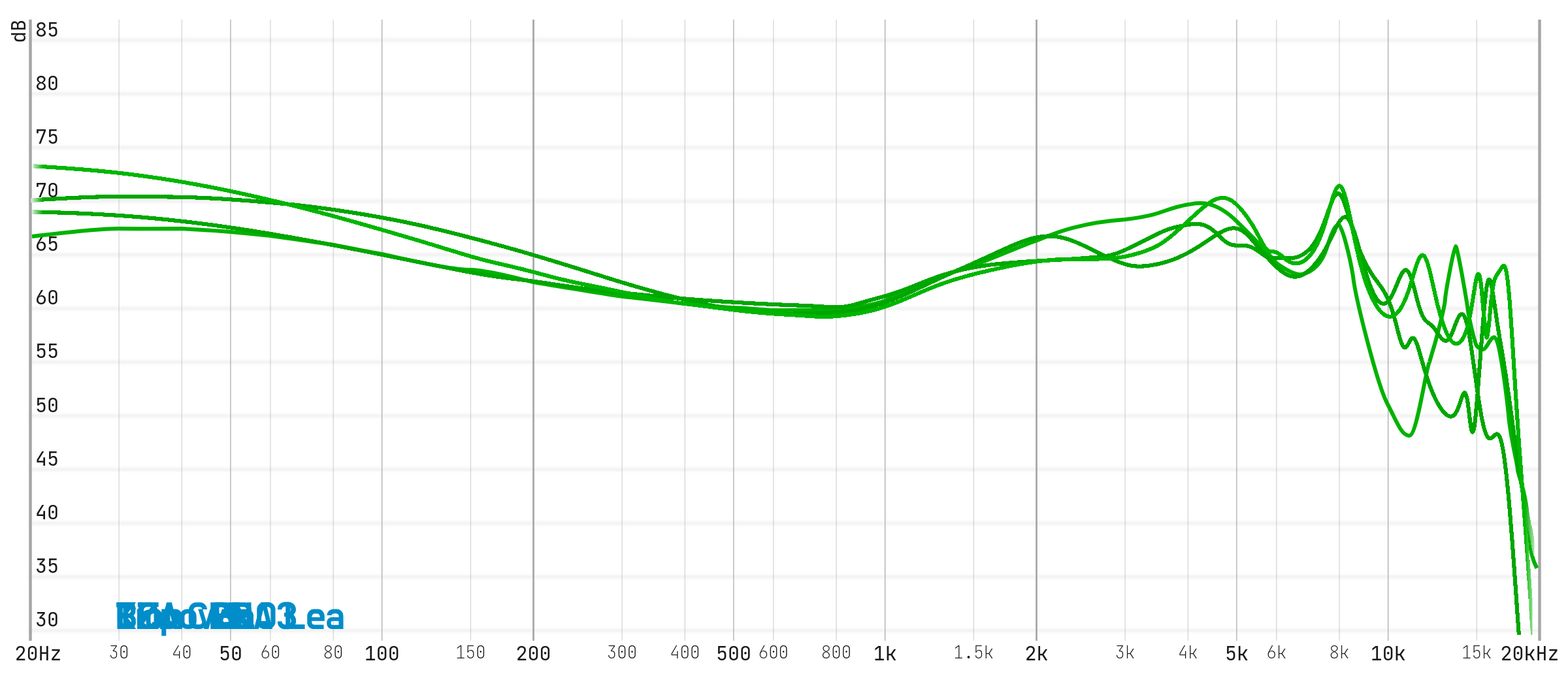
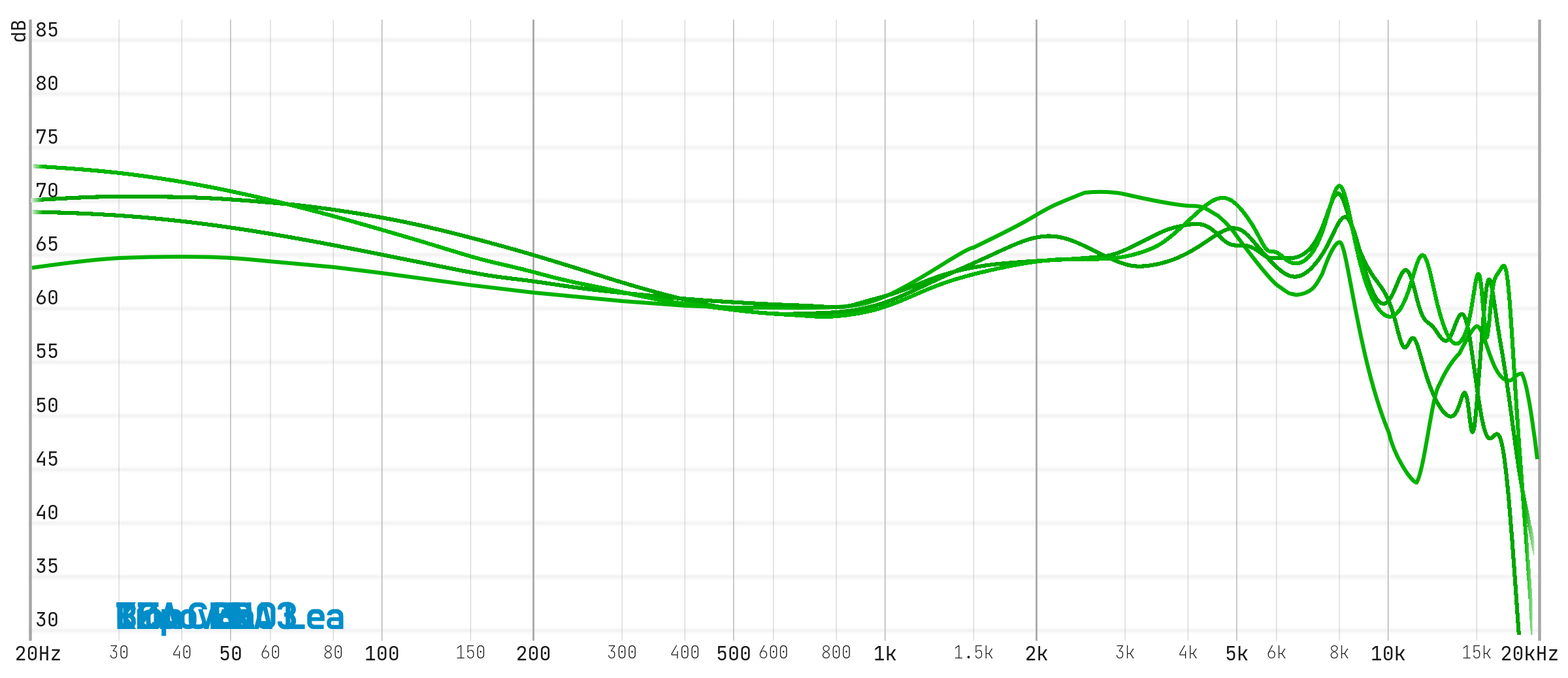
Layered file, before and after one edit (1568x678). Changes by layer:
pixels changed over [31, 189, 1540, 570] (layer not identified)
